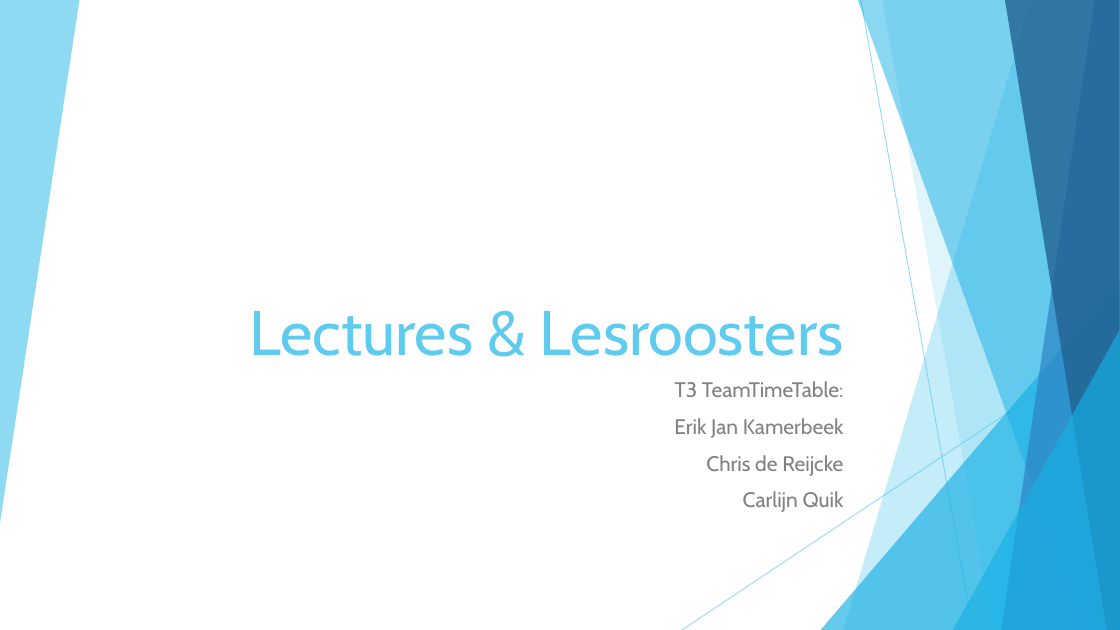
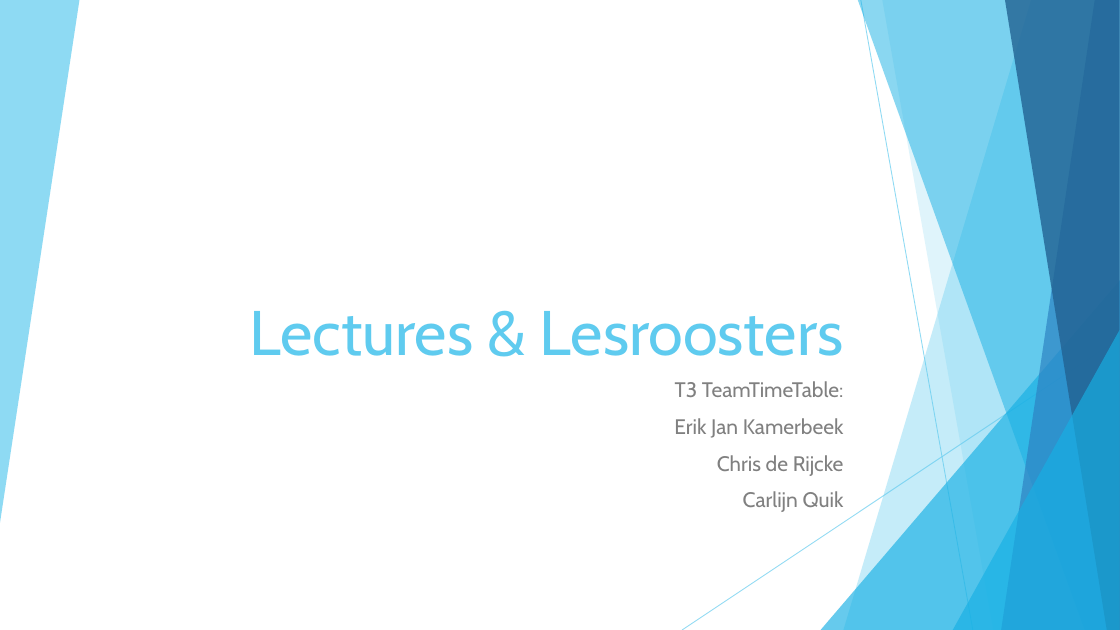
Before and after one commit to CarlijnQuik/Heuristics, a slide deck: slide 1 of Lectures & Lesroosters.pptx. Drawn at 1120x630 pixels with LibreOffice and Linux fonts; fonts in the diff are those of the drawing. Boxes give left, top, right and bottom in pixels: in the first picture for what was removed or moved away, otherwise in the second. Text is boxed around its words. In the diff, an @@ line names an element or a change of style, - is before the commit and + after.

```diff
--- a/Lectures & Lesroosters.pptx
+++ b/Lectures & Lesroosters.pptx
@@ subtitle at [717, 455, 844, 476]: text changed @@
-Chris de Reijcke
+Chris de Rijcke
```
Also in this commit, not shown: 3 other slides changed, 4 slides added.
